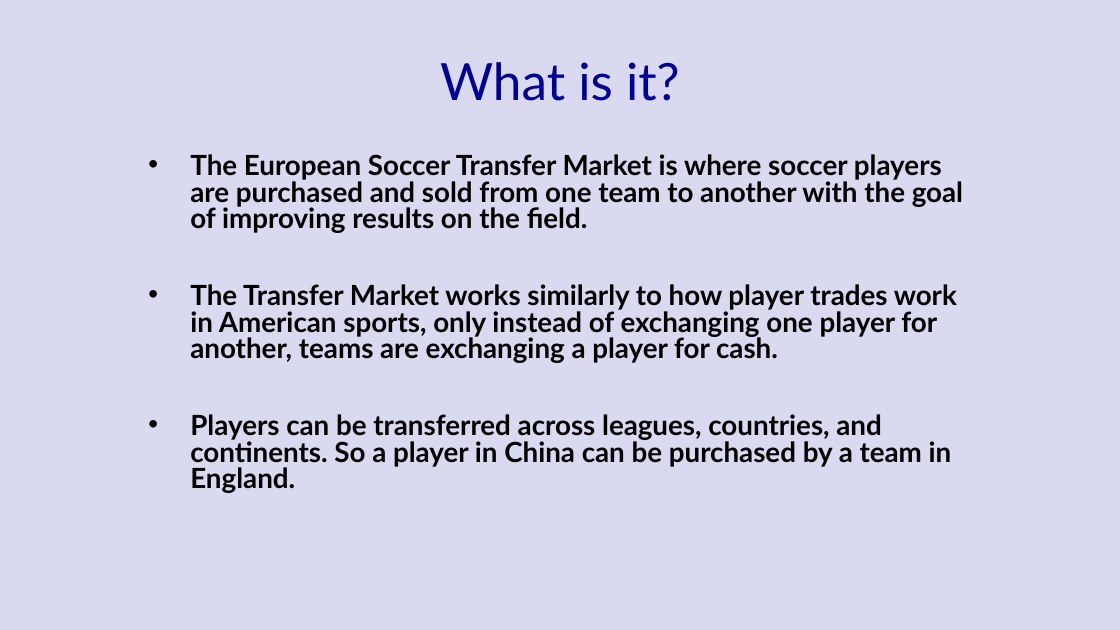
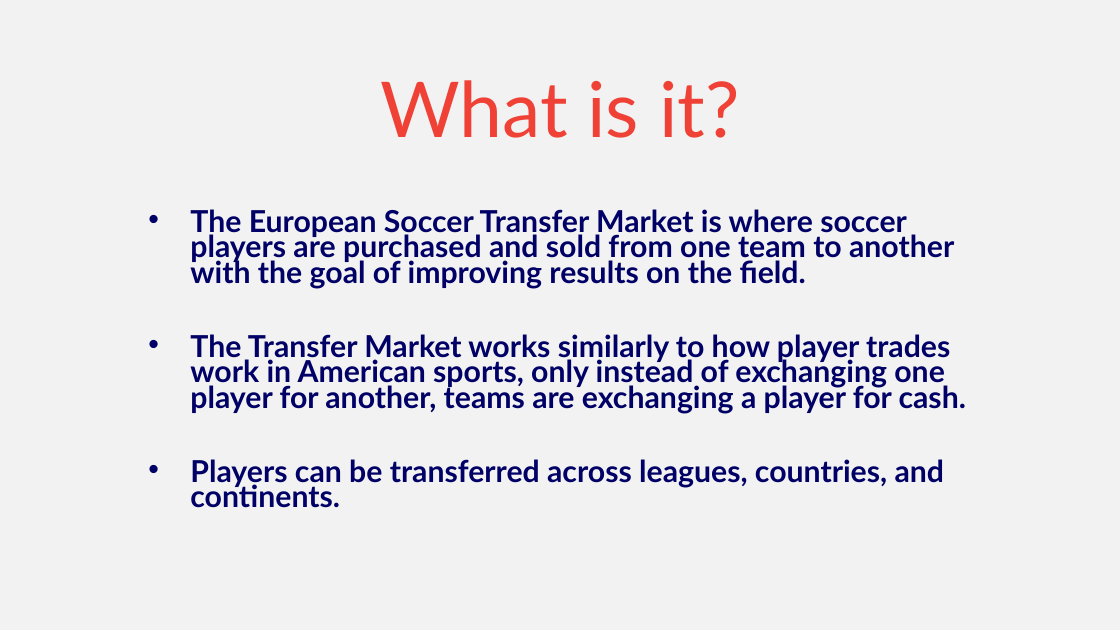
Before and after one commit to samlawson1/european-soccer-transfer-market, a slide deck: slide 2 of Transfer-Market-PowerPoint.pptx. Drawn at 1120x630 pixels with LibreOffice and Linux fonts; fonts in the diff are those of the drawing. Boxes give left, top, right and bottom in pixels: in the first picture for what was removed or moved away, otherwise in the second. Text is boxed around its words. In the diff, an @@ line names an element or a change of style, - is before the commit and + after.

```diff
--- a/Transfer-Market-PowerPoint.pptx
+++ b/Transfer-Market-PowerPoint.pptx
@@ background #000099 at 15% opacity to #F2F2F2 @@
@@ title "What is it?": place and size @@
-title "What is it?" at (440, 62, 680, 101)
+title "What is it?" at (380, 80, 739, 138)
@@ title "What is it?" at (380, 80, 739, 138): size 44 to 66 pt, text colour #000099 to #EF4135, letter outline none to #0055A4 0.75 pt @@
@@ subtitle "The European Soccer Transfer Market ...": place and size @@
-subtitle "The European Soccer Transfer Market ..." at (190, 154, 963, 493)
+subtitle "The European Soccer Transfer Market ..." at (190, 209, 966, 508)
@@ subtitle at (190, 209, 966, 413): size 23.8 to 25.9 pt, text colour #000000 to #000066, letter outline none to #EF4135 0.75 pt in "The European Soccer Transfer Market is where ...", "The Transfer Market works similarly to how ..."; line spacing 0.8 to 0.7 @@
@@ subtitle at (190, 459, 945, 508): text changed; size 23.8 to 25.9 pt; text colour #000000 to #000066 @@
-• Players can be transferred across leagues, countries, and continents. So a player in China can be purchased by a team in England.
+• Players can be transferred across leagues, countries, and continents.
```
Also in this commit, not shown: 4 other slides changed.
